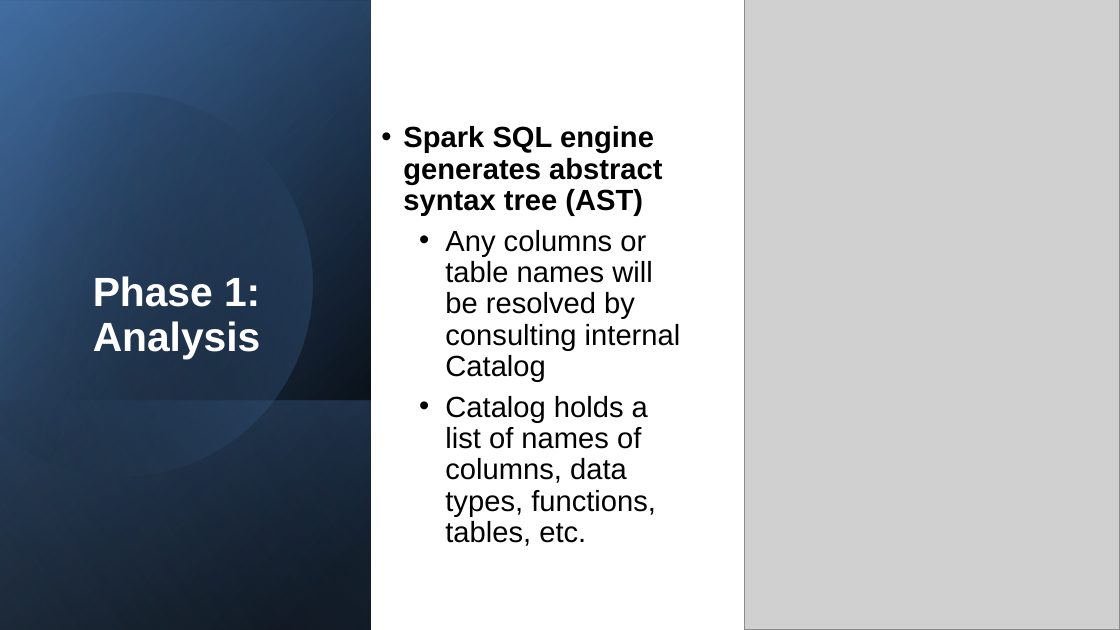
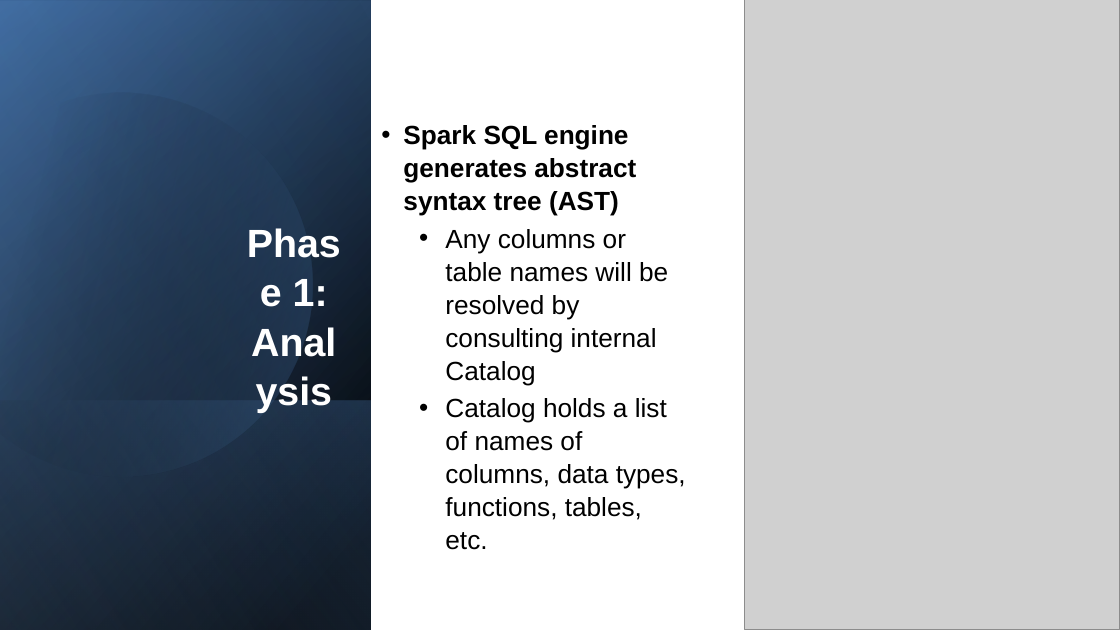
Before and after one commit to zhangyu027/UCI_Hadoop_Apache_Airflow, a slide deck: slide 6 of 02_Slides/M6_SparkSQL.pptx. Drawn at 1120x630 pixels with LibreOffice and Linux fonts; fonts in the diff are those of the drawing; grey boxes stand for pictures. Boxes give left, top, right and bottom in pixels: in the first picture for what was removed or moved away, otherwise in the second. Text is boxed around its words. In the diff, an @@ line names an element or a change of style, - is before the commit and + after.

```diff
--- a/02_Slides/M6_SparkSQL.pptx
+++ b/02_Slides/M6_SparkSQL.pptx
@@ title "Phase 1: Analysis" moved from (x1=93, y1=276, x2=261, y2=359) to (x1=293, y1=279, x2=328, y2=306) @@
@@ title "Phase 1: Analysis" at (x1=293, y1=279, x2=328, y2=306): size 28 to 27 pt; line spacing 0.9 to 1.05; more space between paragraphs; vertical alignment bottom to middle @@
@@ text "Spark SQL engine generates abstract ..." at (x1=403, y1=125, x2=686, y2=550): size 20 to 18 pt; line spacing 0.9 to 1.05; more space between paragraphs; less space between paragraphs @@
```
Also in this commit, not shown: 25 other slides changed, 3 other files.
